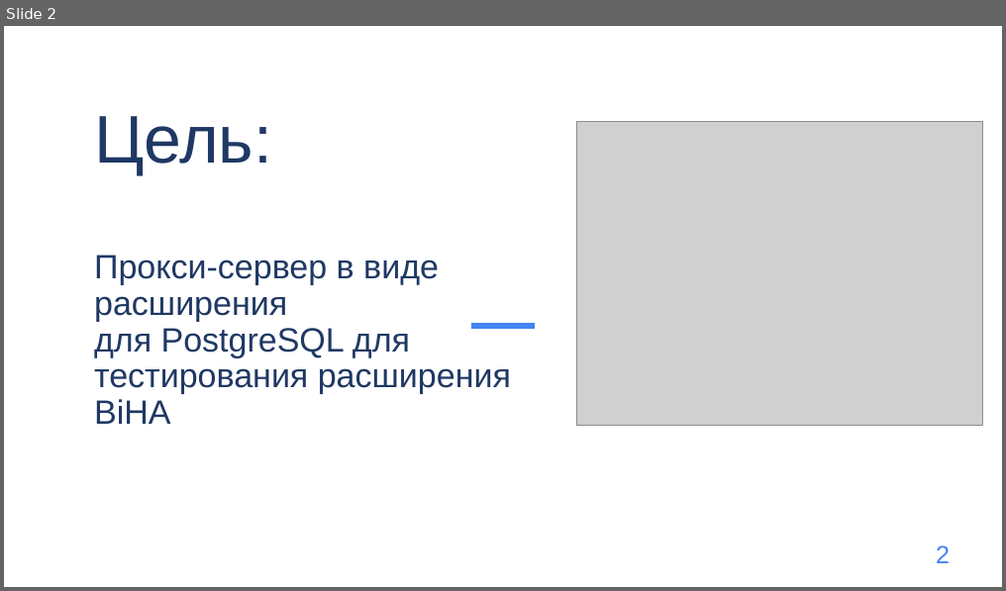
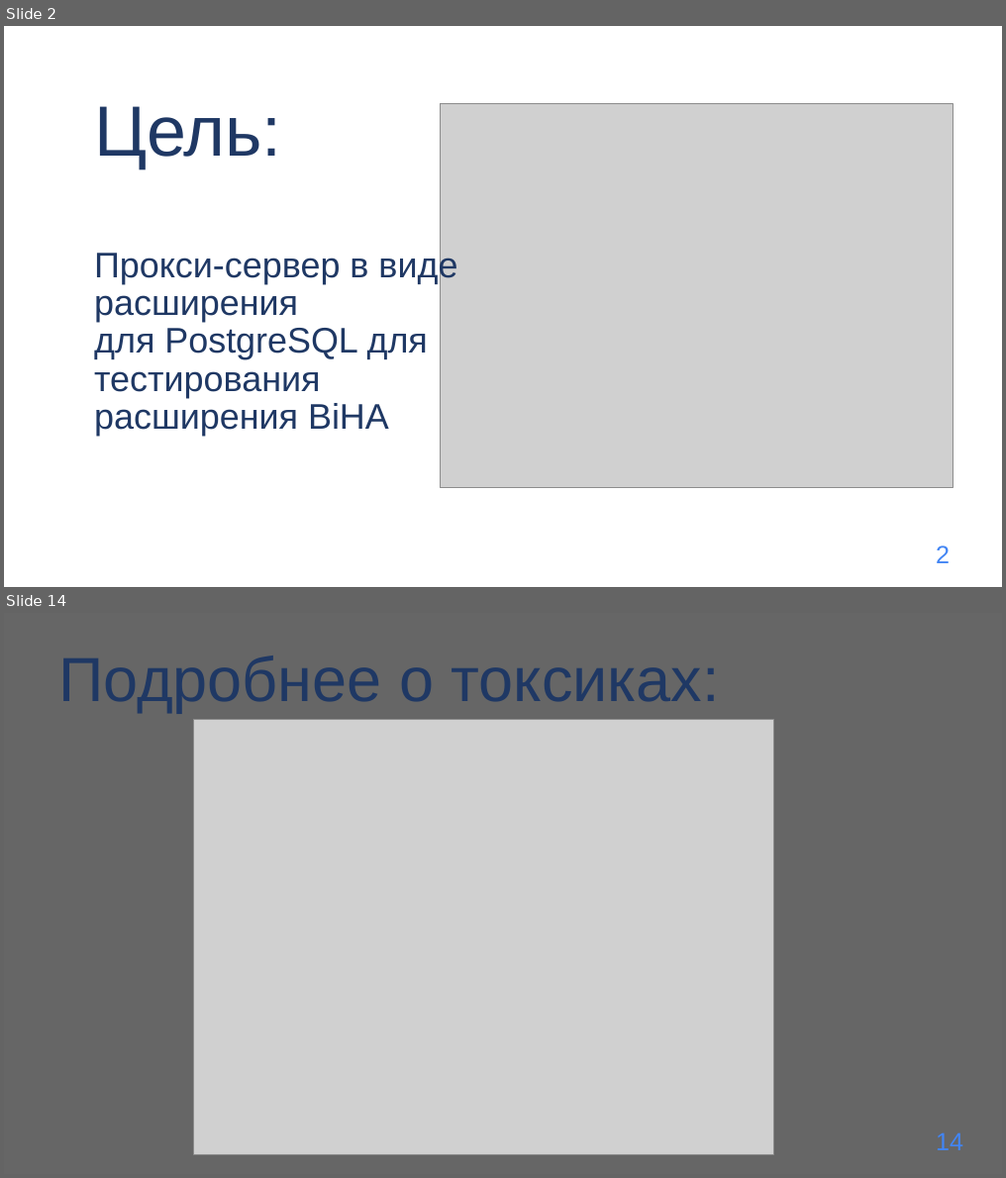
Before and after one commit to DLaaren/PGLab-postgresql-proxy-extension, a slide deck: proxy.pptx. Shown one above the other, each under a label of ours: slide 2 before the commit, slides 2 and 14 after it; the slides between them are not shown. The pictures are 1006x591 and 1006x1178 pixels, drawn with LibreOffice and Linux fonts; fonts in the diff are those of the drawing; grey boxes stand for pictures; background and template pictures are left out. Boxes give left, top, right and bottom in pixels: in the first picture for what was removed or moved away, otherwise in the second. Text is boxed around its words. In the diff, an @@ line names an element or a change of style, - is before the commit and + after.

```diff
--- a/proxy.pptx
+++ b/proxy.pptx
@@ slide 14 added at box(4, 613, 1002, 1174), background picture (left out) @@
@@ text added at box(58, 656, 720, 713), 60 pt, text #1F3864 @@
+Подробнее о токсиках:
@@ picture added at box(193, 719, 773, 1155) @@
@@ text added at box(936, 1133, 963, 1151), 24 pt, text #4285F4 @@
+14
@@ slide 2 changed as well @@
@@ title "Цель: Прокси-сервер в виде расширения ..." at box(94, 106, 457, 436): size 64.8 to 68.4 pt in "Цель:"; size 32.4 to 34.2 pt; line spacing 0.9 to 0.89 @@
@@ picture: place and size @@
-picture at box(576, 122, 983, 425)
+picture at box(441, 103, 953, 488)
@@ freeform shape added at box(436, 289, 491, 319), outline #FFFFFF 17.01 pt @@
@@ line removed from (471, 326) to (536, 326) @@
```
Also in this commit, not shown: 1 other slide changed, 14 other slides added, 8 slides removed.
